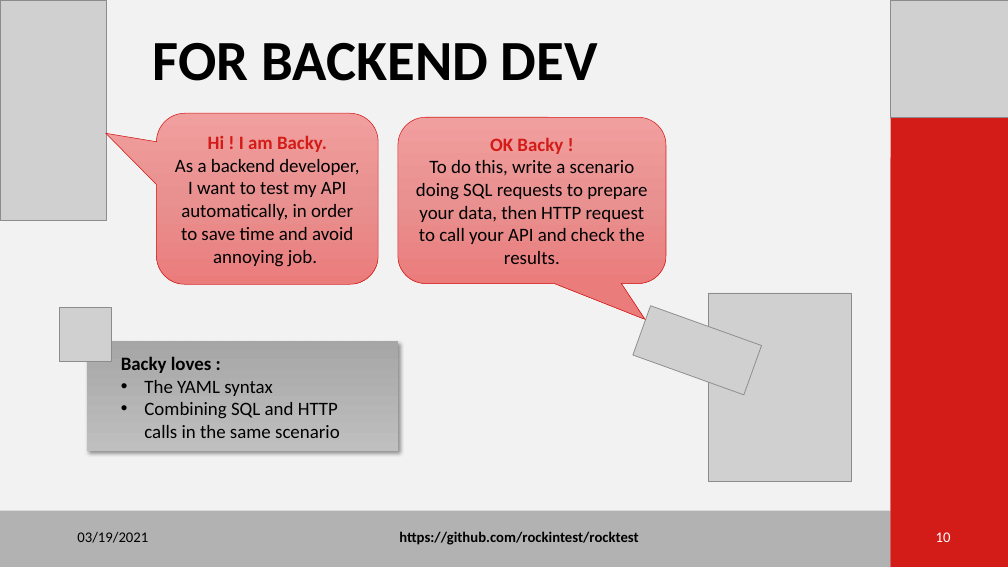
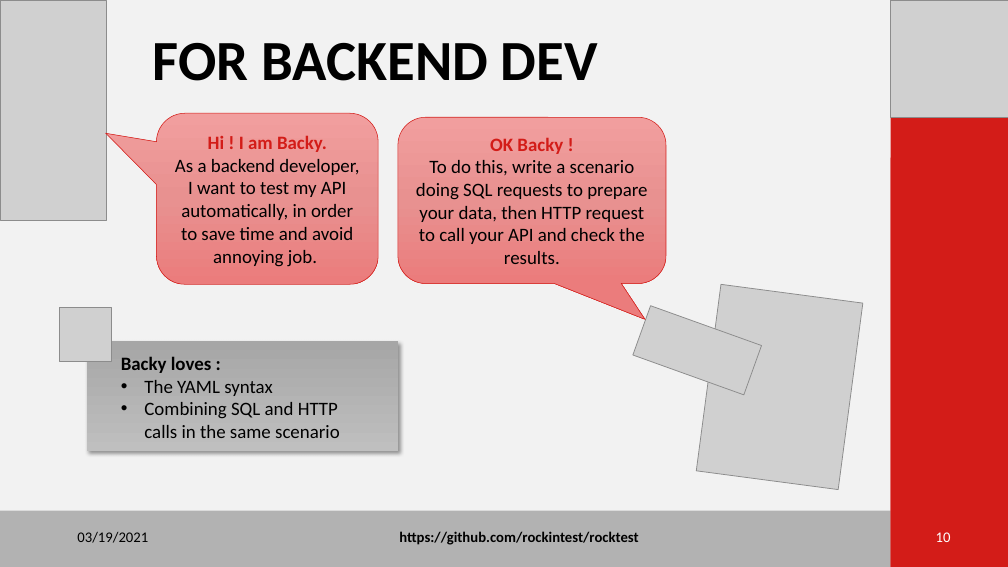
Before and after one commit to rockintest/rocktest-demo, a slide deck: slide 10 of Rock TestV3.pptx. Drawn at 1008x567 pixels with LibreOffice and Linux fonts; fonts in the diff are those of the drawing; grey boxes stand for pictures. Boxes give left, top, right and bottom in pixels: in the first picture for what was removed or moved away, otherwise in the second. Text is boxed around its words. In the diff, an @@ line names an element or a change of style, - is before the commit and + after.

```diff
--- a/Rock TestV3.pptx
+++ b/Rock TestV3.pptx
@@ picture at (697,284,863,489): rotation 0 to 7 degrees @@
```
Also in this commit, not shown: 5 other slides changed, 1 slide added, 6 other files.
